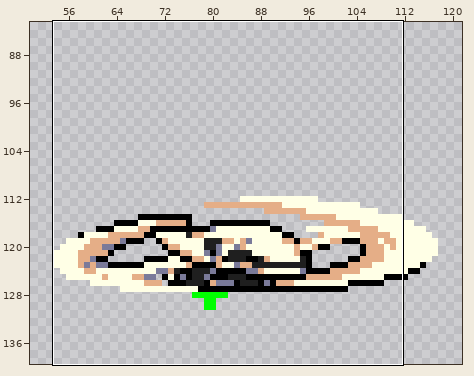
Pixel-art file: anims/missingno.aseprite. Above, an overview of the earlier version with the close-up marked.
Close-up. As it was:
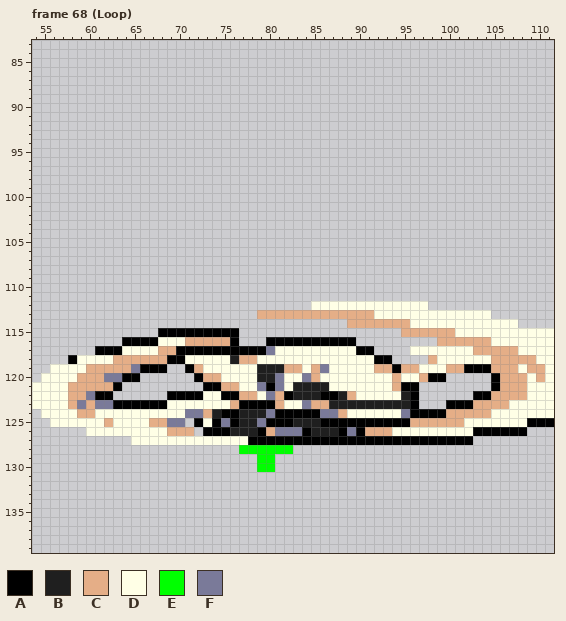
160x160 pixels, 202 frames. Shown: frame 68 (Loop): x 54..111, y 83..139. The wide view leaves out empty margins. The commit also changed other frames or places, which this record leaves out.
Visible layers, top first: "Front2", "Front1", "Main", "Main-BG", "Back1", "Back2", "marker".
Palette (. is transparent): A #000000  B #1f1f1f  C #e5ae87  D #ffffe6  E #00ff00  F #7a7a99
Pixels before, frame 68 (Loop) (only the part around the change), first column x 69:
112 ................DDDDDDDDDDDDD..........
113 ..........CCCCCCCCCCCCCDDDDDDDDDDDDD...
114 ....................CCCCCCCDDDDDDDDDDDD
115 AAAAAAAA..................CCCCCCDDDDDDD
116 DDCCCCCA...AAAAAAAAAA.........CCCCCCDDD
117 CAAAAAAAAAAFDDDDDDDDDAA....DDDDDDDCCCCC
118 AADDDDDBCCDDDDDDDDDDDDDAA....CDDDDDDCCC
119 ..ACDDDDDDBBBCCDCFDDDDDCCACCDDDCCAAACCC
120 ...ACCDDDDBBFDDFCDDDDDDDDCDDCAA.....ACC
121 ....AACCDDFAFDBBBBDDDDDDDCAA........ACC
122 AAAADDAACCDFCABBBAABCDDDDDBA......AACCC
123 DDDDDDDCAAAACDDFCCBBBBBBBBBA...AAACCCCD
124 DDFFCBAABBBFAAAAAFFCDDDDDDFAAAACCCCCDDD
125 FF.ADAFABBFAAABBBAAAAAAAAAACCCCCCDDDDDD
126 CCC.AAABBBACFFFABBBAFACCCDDDDDDDDDAAAAA
127 DDDDDDDDDAAAAAAAAAAAAAAAAAAAAAAAAA.....
128 ........EEEEEE.........................
129 ..........EE...........................
130 ..........EE...........................
And afterwards:
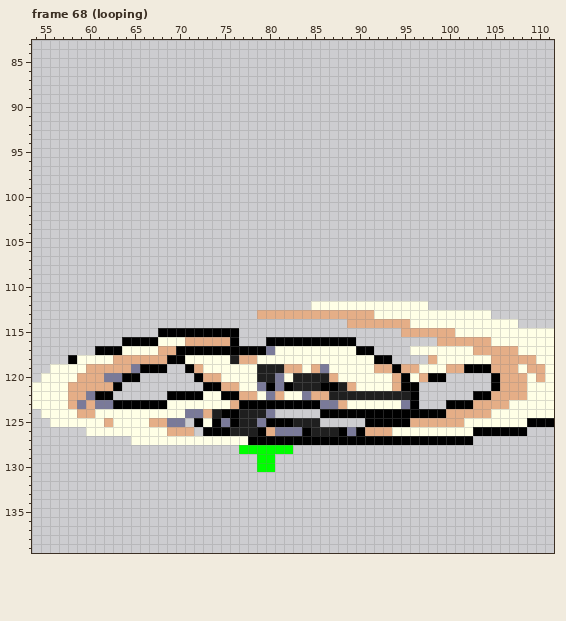
Diff:
Frame 68 (looping), layers "Front1", "Main":
y 120: x 83..87 DFCDD -> BBBBC; x 95 D -> A
y 121: x 82 D -> A; x 86..89 BDDD -> AABC
y 122: x 82..87 ABBBAA -> DDFCCB; x 89..94 CDDDDD -> BBBBBB
y 123: x 81..95 CDDFCCBBBBBBBBB -> AAAAAFFCDDDDDDF
y 124: x 81..95 AAAAAFFCDDDDDDF -> .....AAAAAAAAAA
y 125: x 86..90 AAAAA -> .....
Pixel boxes of the changes (left, top, right, bottom) in both close-ups:
changed: (275, 373, 410, 427)
